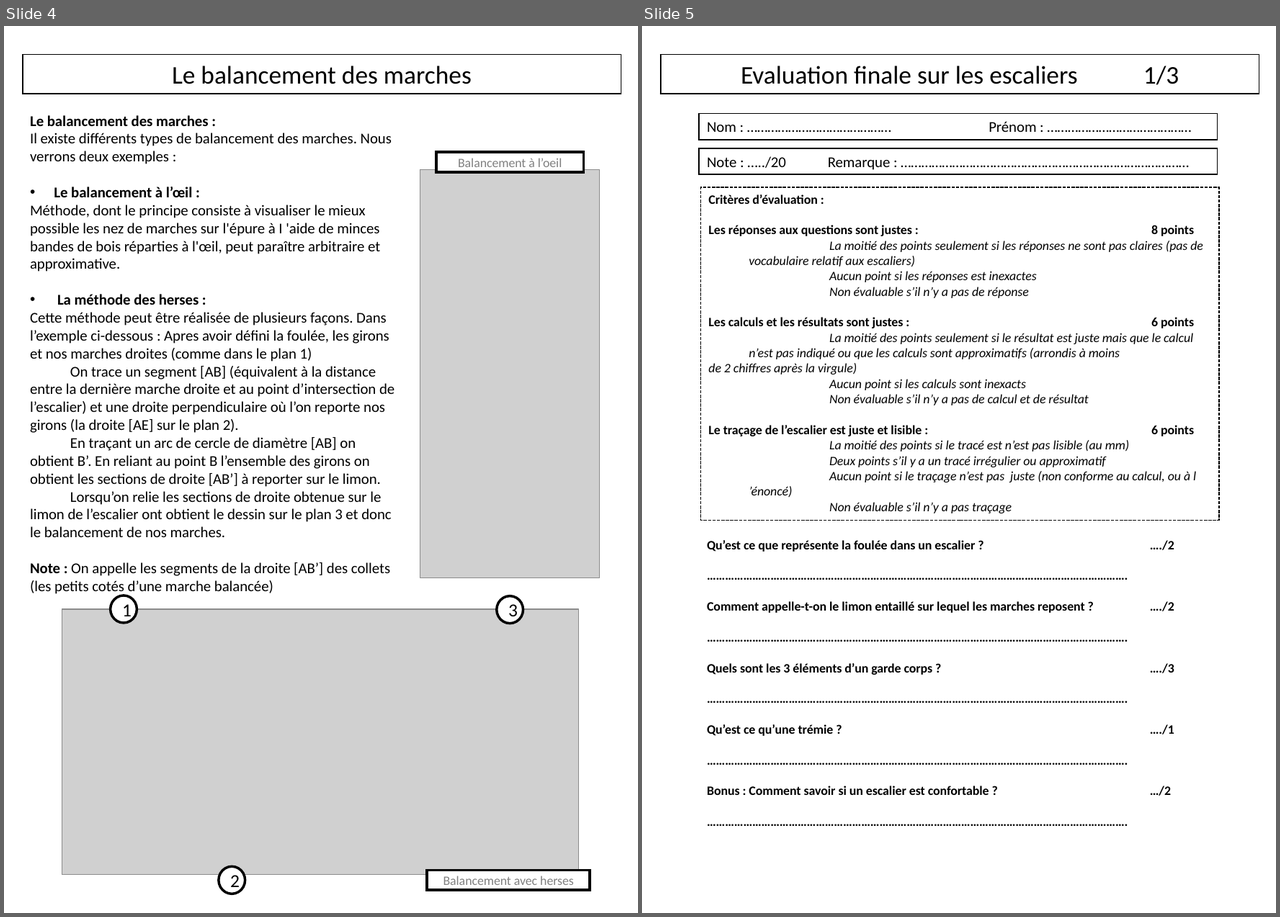
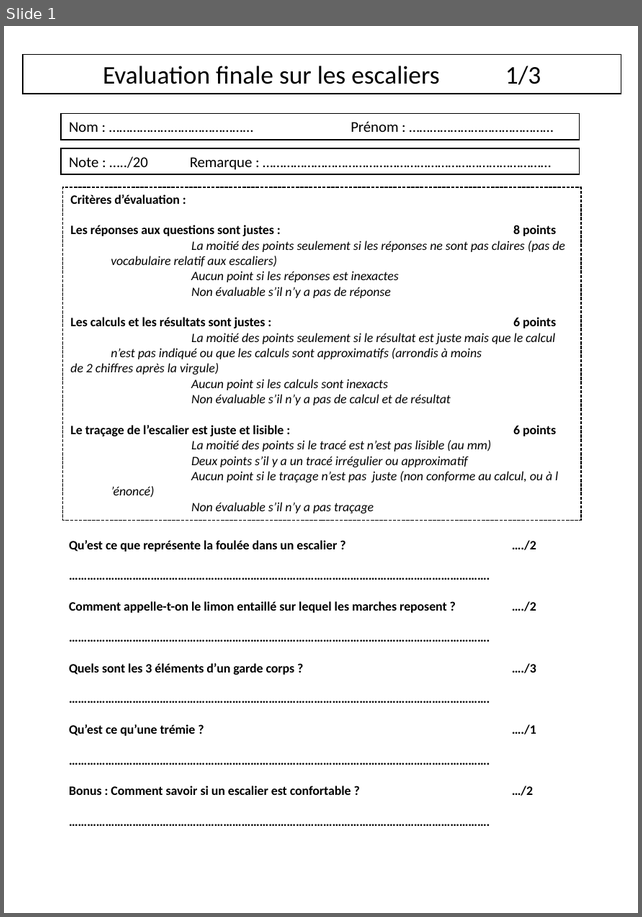
Before and after one commit to kduchevreuil/Cours-Menuiserie, a slide deck: escaliers.pptx. Shown side by side, each under a label of ours: slides 4 and 5 before the commit, slide 1 after it. The pictures are 1280x917 and 642x917 pixels, drawn with LibreOffice and Linux fonts; fonts in the diff are those of the drawing; grey boxes stand for pictures. Boxes give left, top, right and bottom in pixels: in the first picture for what was removed or moved away, otherwise in the second. Text is boxed around its words. In the diff, an @@ line names an element or a change of style, - is before the commit and + after.

```diff
--- a/escaliers.pptx
+++ b/escaliers.pptx
@@ slide 4 removed at [4,26,638,913], background #FFFFFF @@
@@ rectangle removed at [23,54,621,94] @@
-Le balancement des marches
@@ text removed at [30,115,394,596] @@
-Le balancement des marches :
-Il existe différents types de balancement des marches. Nous verrons deux exemples :
-• Le balancement à l’œil :
-Méthode, dont le principe consiste à visualiser le mieux possible les nez de marches sur l'épure à I 'aide de minces bandes de bois réparties à l'œil, peut paraître arbitraire et approximative.
-• La méthode des herses :
-Cette méthode peut être réalisée de plusieurs façons. Dans l’exemple ci-dessous : Apres avoir défini la foulée, les girons et nos marches droites (comme dans le plan 1)
-On trace un segment [AB] (équivalent à la distance entre la dernière marche droite et au point d’intersection de l’escalier) et une droite perpendiculaire où l’on reporte nos girons (la droite [AE] sur le plan 2).
-En traçant un arc de cercle de diamètre [AB] on obtient B’. En reliant au point B l’ensemble des girons on obtient les sections de droite [AB’] à reporter sur le limon.
-Lorsqu’on relie les sections de droite obtenue sur le limon de l’escalier ont obtient le dessin sur le plan 3 et donc le balancement de nos marches.
-Note : On appelle les segments de la droite [AB’] des collets (les petits cotés d’une marche balancée)
@@ rectangle removed at [436,153,584,173] @@
-Balancement à l’oeil
@@ picture removed at [420,169,599,578] @@
@@ ellipse removed at [111,596,136,624] @@
-1
@@ ellipse removed at [496,596,523,624] @@
-3
@@ picture removed at [62,610,578,876] @@
@@ ellipse removed at [218,867,244,895] @@
-2
@@ rectangle removed at [427,871,589,891] @@
-Balancement avec herses
@@ what was slide 5 is now slide 1 @@
```
Also in this commit, not shown: 1 slide changed, 3 other slides removed, 4 other files.
